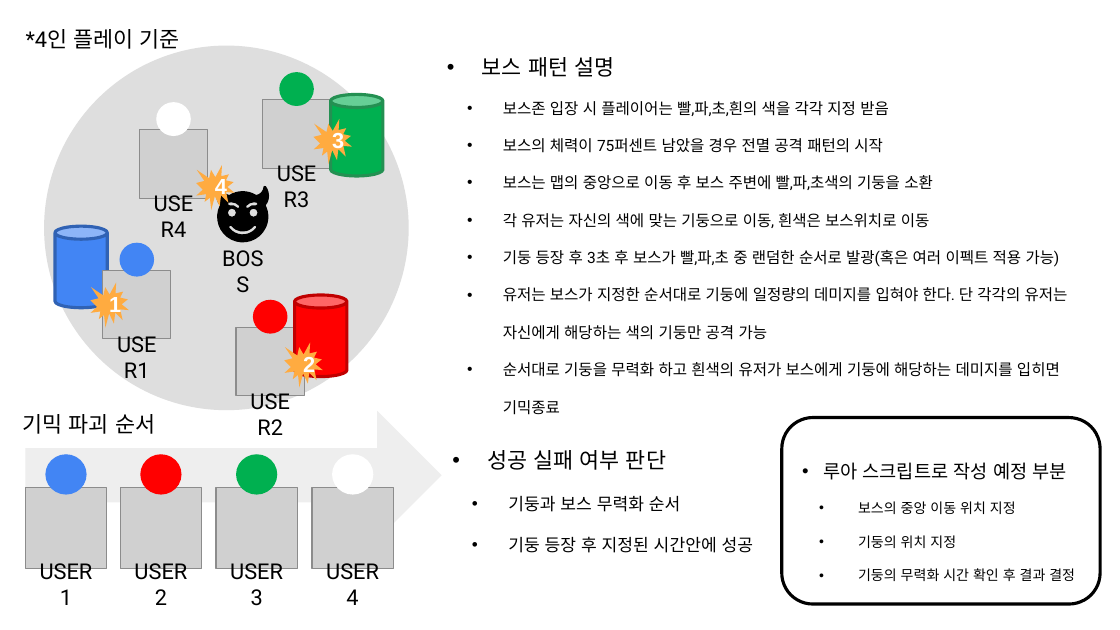
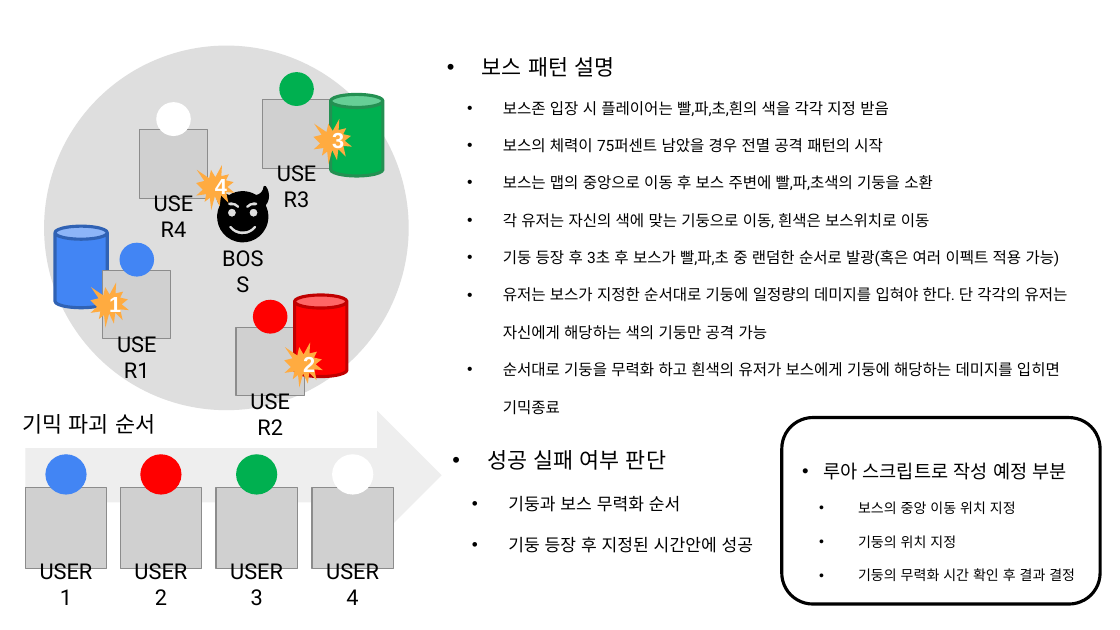
Before and after one commit to haein0303/AlgaeEater, a slide deck: slide 2 of Document/보스.pptx. Drawn at 1120x630 pixels with LibreOffice and Linux fonts; fonts in the diff are those of the drawing; grey boxes stand for pictures. Boxes give left, top, right and bottom in pixels: in the first picture for what was removed or moved away, otherwise in the second. Text is boxed around its words. In the diff, an @@ line names an element or a change of style, - is before the commit and + after.

```diff
--- a/Document/보스.pptx
+++ b/Document/보스.pptx
@@ text removed at (26, 29, 180, 49) @@
-*4인 플레이 기준
```
Also in this commit, not shown: 1 other slide changed, 33 other files.
